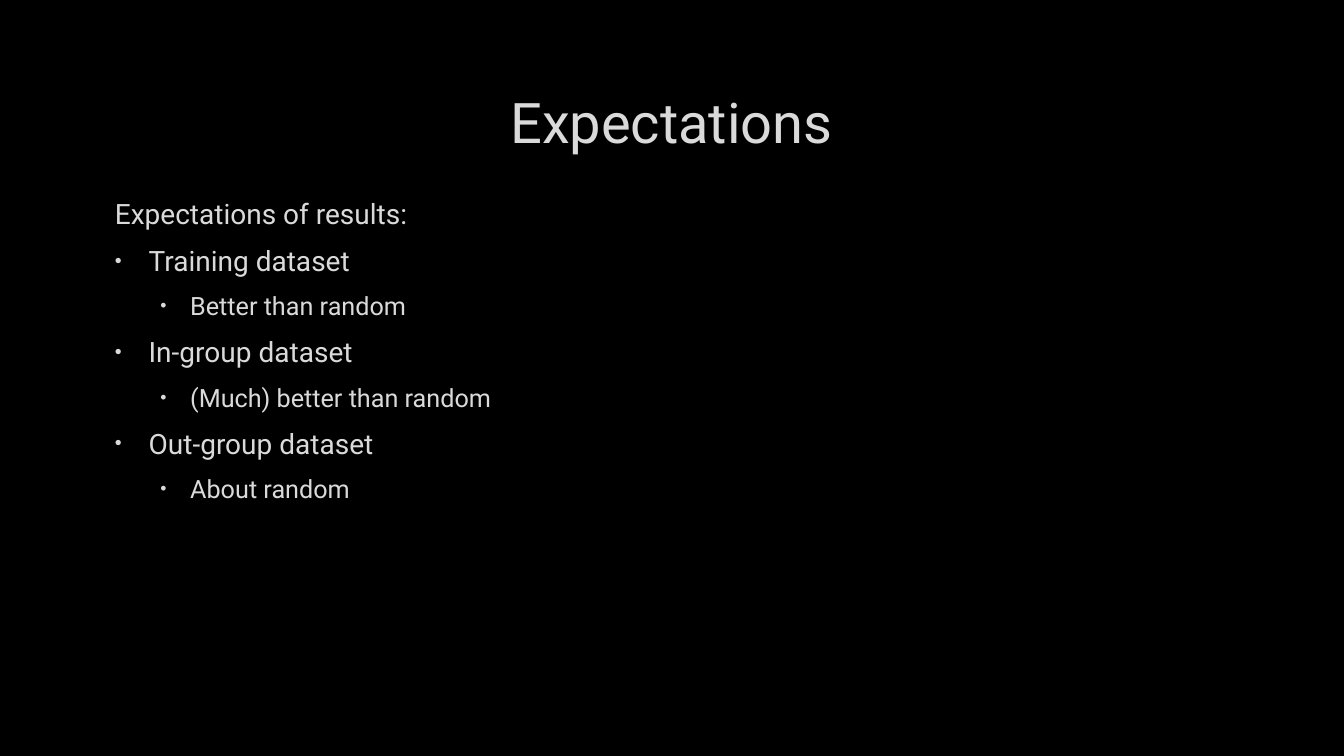
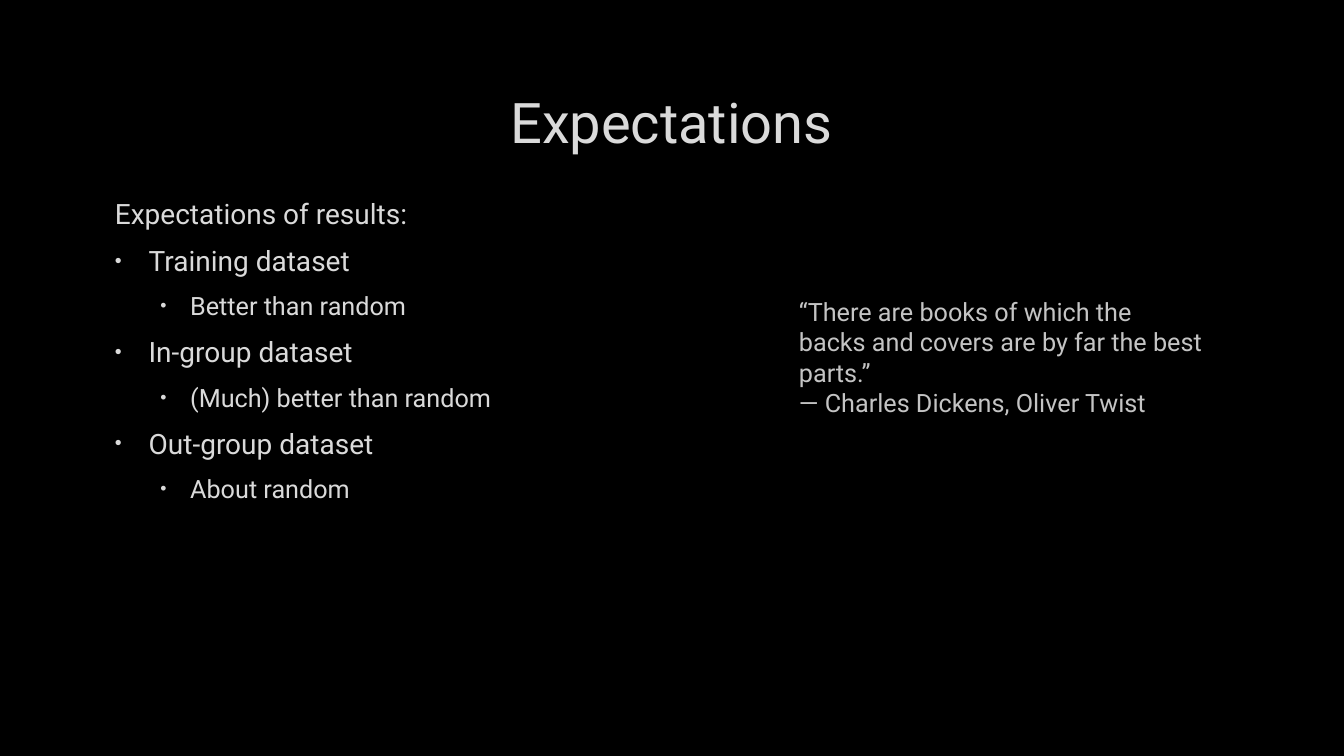
Before and after one commit to BradySheehan/Authorship_Verification, a slide deck: slide 7 of ai_project_presentation.pptx. Drawn at 1344x756 pixels with LibreOffice and Linux fonts; fonts in the diff are those of the drawing; background and template pictures are left out. Boxes give left, top, right and bottom in pixels: in the first picture for what was removed or moved away, otherwise in the second. Text is boxed around its words. In the diff, an @@ line names an element or a change of style, - is before the commit and + after.

```diff
--- a/ai_project_presentation.pptx
+++ b/ai_project_presentation.pptx
@@ text added at (x1=799, y1=302, x2=1202, y2=416), 18 pt, text #C4C4C4 @@
+“There are books of which the backs and covers are by far the best parts.”
+― Charles Dickens, Oliver Twist
```
Also in this commit, not shown: 1 other file.
